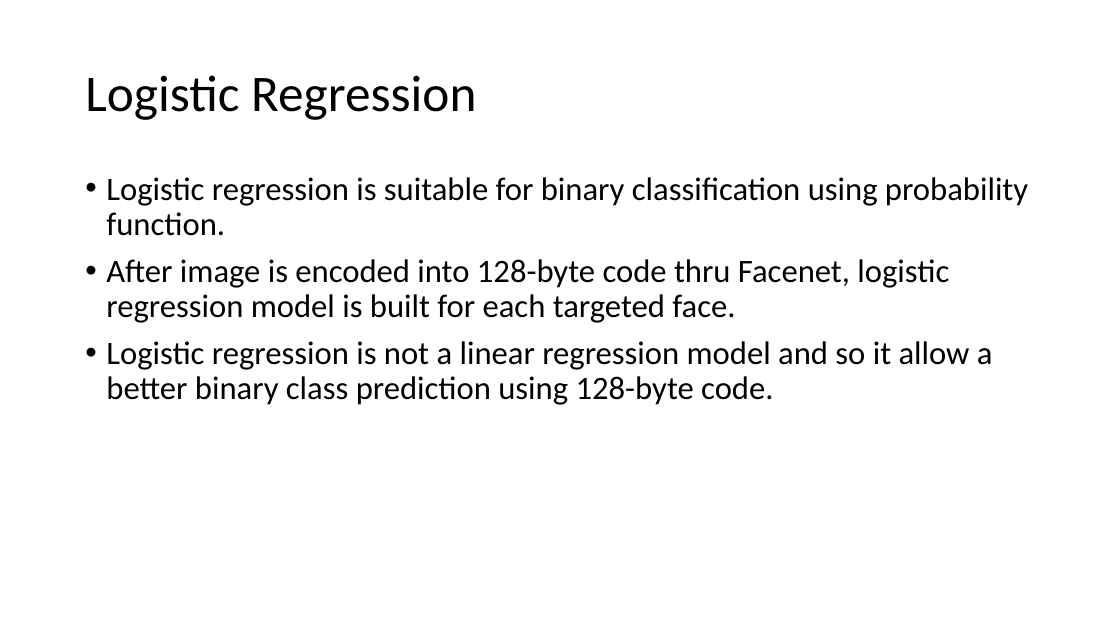
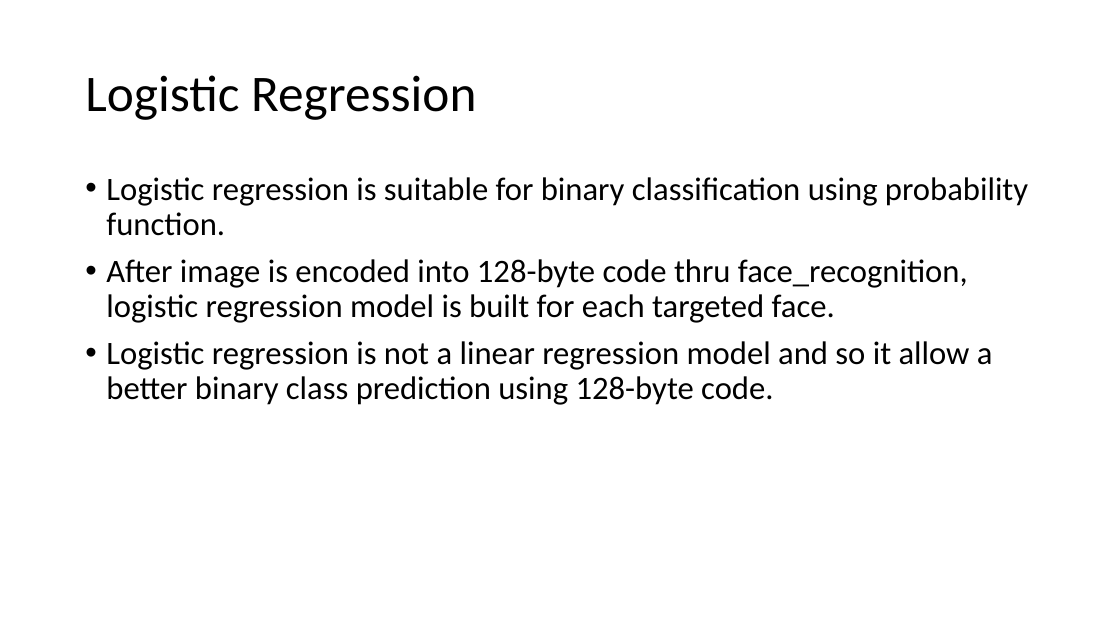
Before and after one commit to optimusium/capstone4, a slide deck: slide 31 of Face Recognition.pptx (slide 33 before the commit). Drawn at 1120x630 pixels with LibreOffice and Linux fonts; fonts in the diff are those of the drawing. Boxes give left, top, right and bottom in pixels: in the first picture for what was removed or moved away, otherwise in the second. Text is boxed around its words. In the diff, an @@ line names an element or a change of style, - is before the commit and + after.

```diff
--- a/Face Recognition.pptx
+++ b/Face Recognition.pptx
@@ text at [106,259,968,323]: text changed @@
-• After image is encoded into 128-byte code thru Facenet, logistic regression model is built for each targeted face.
+• After image is encoded into 128-byte code thru face_recognition, logistic regression model is built for each targeted face.
```
Also in this commit, not shown: 11 other slides changed, 2 slides added, 3 slides removed.
